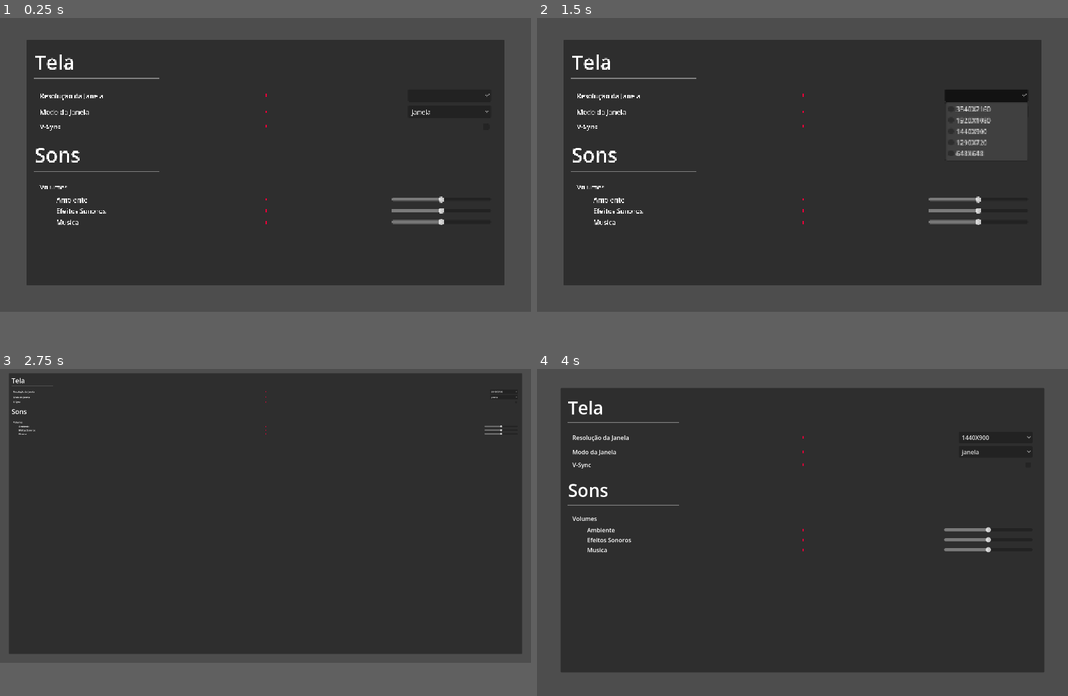
Above: before the commit, frames 1-4 (two rows, left to right).
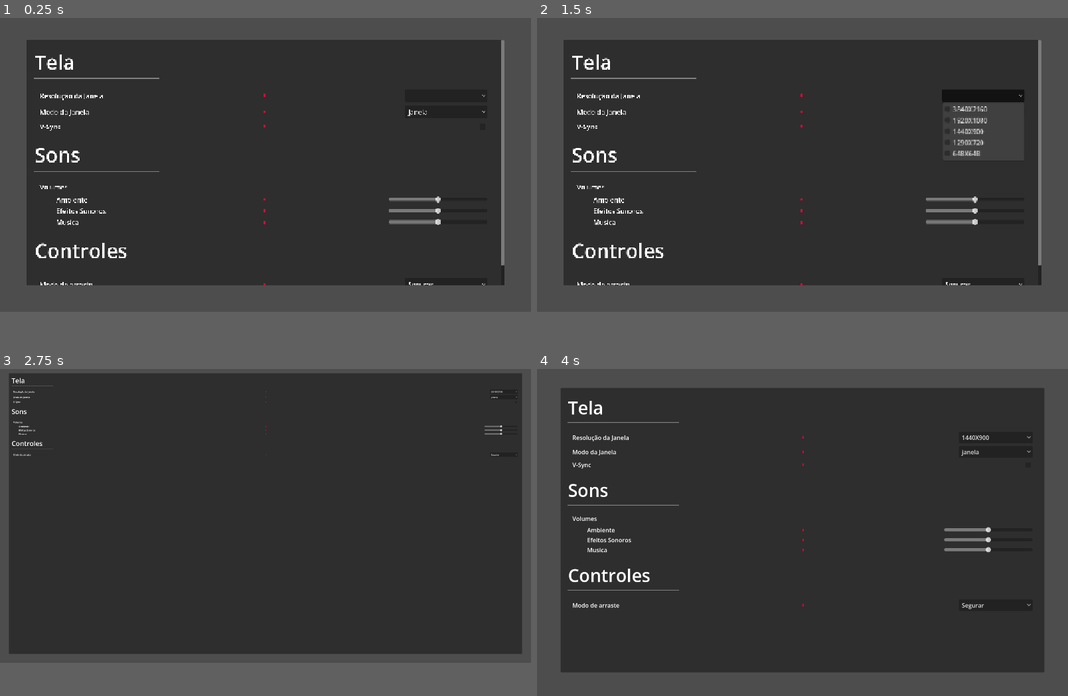
Above: after the commit, the same moments.

Repository: luankaike-code/felpo-jam-2026
Game: Godot game, scene res://scenes/screens/configurations.tscn
Two runs of this game, one before a commit and one after it. Both use one fixed random seed, a clock stepped at 60 frames per second and the inputs below. This scene is started directly instead of the project's main scene.
Inputs (mouse positions are in pixels of both pictures, inside the frame that each line leads up to; where the layout moved, square brackets give the same spot in the first picture):
- Up to frame 1 (0.25 s): no input
- Up to frame 2 (1.5 s): click (983, 282) at 0.5 s, where only the run after the commit has a clickable "Segurar"; click (983, 96) [988, 96] at 1.25 s
- Up to frame 3 (2.75 s): click "janela" at 2 s
- Up to frame 4 (4 s): click "3840X2160" at 2.75 s; click (1052, 401) at 3.5 s

The runs differ from the first frame. In frame 1, 1.0% of the frame differs, in the area x 6-95%, y 6-82%; in frame 2, 1.3%; in frame 3, less than 0.1%; in frame 4, 0.4%.

Commit message:
Create section control config and Fix sound slider

Diff:
--- /dev/null
+++ b/felpojam-2026-game-code/scenes/HUD/sections/config/section_control_config.tscn
@@ -0,0 +1,19 @@
+[gd_scene format=3 uid="uid://bwsjjchinufk"]
+
+[ext_resource type="PackedScene" uid="uid://br4140hu022dp" path="res://scenes/HUD/sections/section.tscn" id="1_jqron"]
+[ext_resource type="Script" uid="uid://dnm3h6g3wc65p" path="res://scripts/HUD/sections/config/section_control_config.gd" id="2_7j1mm"]
+[ext_resource type="PackedScene" uid="uid://8duy5yc6rwku" path="res://scenes/HUD/config_field.tscn" id="2_tbxjl"]
+
+[node name="SectionControlConfig" unique_id=1213679984 instance=ExtResource("1_jqron")]
+script = ExtResource("2_7j1mm")
+
+[node name="Label" parent="." index="0" unique_id=130990419]
+text = "Controles"
+
+[node name="HBoxContainer" parent="MarginContainer/VBoxContainer" parent_id_path=PackedInt32Array(1628588) index="1" unique_id=502982208 instance=ExtResource("2_tbxjl")]
+layout_mode = 2
+label_text = "Modo de arraste"
+
+[node name="OptionButton" type="OptionButton" parent="MarginContainer/VBoxContainer/HBoxContainer" index="2" unique_id=323097605]
+custom_minimum_size = Vector2(200, 0)
+layout_mode = 2
--- a/felpojam-2026-game-code/scenes/screens/configurations.tscn
+++ b/felpojam-2026-game-code/scenes/screens/configurations.tscn
@@ -3,6 +3,7 @@
 [ext_resource type="Script" uid="uid://mcke7bu8ox2b" path="res://scripts/screens/configurations.gd" id="1_lpiss"]
 [ext_resource type="PackedScene" uid="uid://dltgpug32yo3i" path="res://scenes/HUD/sections/config/section_screen_config.tscn" id="2_lpiss"]
 [ext_resource type="PackedScene" uid="uid://cbaumx6f7mufr" path="res://scenes/HUD/sections/config/section_sound_config.tscn" id="3_qw20t"]
+[ext_resource type="PackedScene" uid="uid://bwsjjchinufk" path="res://scenes/HUD/sections/config/section_control_config.tscn" id="4_c21w6"]
 
 [node name="Configurations" type="Node2D" unique_id=226870408]
 script = ExtResource("1_lpiss")
@@ -56,3 +57,6 @@
 
 [node name="SectionSoundConfig" parent="CanvasLayer/Control/MarginContainer/ScrollContainer/MarginContainer/VBoxContainer" unique_id=416386563 instance=ExtResource("3_qw20t")]
 layout_mode = 2
+
+[node name="SectionControlConfig" parent="CanvasLayer/Control/MarginContainer/ScrollContainer/MarginContainer/VBoxContainer" unique_id=15938412 instance=ExtResource("4_c21w6")]
+layout_mode = 2
--- /dev/null
+++ b/felpojam-2026-game-code/scripts/HUD/sections/config/section_control_config.gd
@@ -0,0 +1,19 @@
+extends VBoxContainer
+
+@onready var drag_mode := $MarginContainer/VBoxContainer/HBoxContainer/OptionButton as OptionButton
+
+func _ready() -> void:
+	Helpers.populate_drop_menu_with_dict(drag_mode, ControlData.str_drag_mode)
+	set_values()
+	connected_signals()
+
+func set_values():
+	var value := Helpers.get_dict_index_with_value(ControlData.str_drag_mode, Global.drag_mode)
+	drag_mode.select(value)
+
+func connected_signals():
+	drag_mode.item_selected.connect(drag_mode_item_selected)
+
+func drag_mode_item_selected(item_index: int):
+	Global.drag_mode = ControlData.str_drag_mode.values()[item_index]
+	print(ControlData.str_drag_mode.values()[item_index], Global.drag_mode, item_index)
--- a/felpojam-2026-game-code/scripts/HUD/sections/config/section_screen_config.gd
+++ b/felpojam-2026-game-code/scripts/HUD/sections/config/section_screen_config.gd
@@ -6,16 +6,12 @@
 @onready var v_sync_checkbox := $MarginContainer/VBoxContainer/VSync/Control/CheckBox as CheckBox
 
 func _ready() -> void:
-	populate_drop_menu_with_dict(resolution_drop_menu, WindowData.resolutions)
-	populate_drop_menu_with_dict(screen_mode_drop_menu, WindowData.screen_modes)
+	Helpers.populate_drop_menu_with_dict(resolution_drop_menu, WindowData.resolutions)
+	Helpers.populate_drop_menu_with_dict(screen_mode_drop_menu, WindowData.screen_modes)
 
 	set_current_values()
 
 	connected_signals()
-
-func populate_drop_menu_with_dict(drop_menu: OptionButton, dict: Dictionary) -> void:
-	for key in dict.keys():
-		drop_menu.add_item(key)
 
 func set_current_values():
 	v_sync_checkbox.button_pressed = HelperWindow.get_v_sync()
--- a/felpojam-2026-game-code/scripts/HUD/sections/config/section_sound_config.gd
+++ b/felpojam-2026-game-code/scripts/HUD/sections/config/section_sound_config.gd
@@ -26,7 +26,7 @@
 	sound_effects_volume.value_changed.connect(func (x):
 		change_type_volume(SoundData.types.sound_effect, x)
 	)
-	ambient_volume.value_changed.connect(func (x):
+	music_volume.value_changed.connect(func (x):
 		change_type_volume(SoundData.types.music, x)
 	)
 
--- /dev/null
+++ b/felpojam-2026-game-code/scripts/data/control_data.gd
@@ -0,0 +1,11 @@
+class_name ControlData extends Node
+
+enum drag_mode {
+	hold,
+	click
+}
+
+static var str_drag_mode: Dictionary[String, drag_mode] = {
+	"Segurar": drag_mode.hold,
+	"Clicar": drag_mode.click,
+}
--- a/felpojam-2026-game-code/scripts/global.gd
+++ b/felpojam-2026-game-code/scripts/global.gd
@@ -1,3 +1,4 @@
 extends Node
 
 var current_resolution: Vector2i
+var drag_mode: ControlData.drag_mode
--- a/felpojam-2026-game-code/scripts/helpers/helpers.gd
+++ b/felpojam-2026-game-code/scripts/helpers/helpers.gd
@@ -3,3 +3,7 @@
 static func get_dict_index_with_value(dict: Dictionary, value) -> int:
 	var values = dict.values()
 	return values.find(value)
+
+static func populate_drop_menu_with_dict(drop_menu: OptionButton, dict: Dictionary) -> void:
+	for key in dict.keys():
+		drop_menu.add_item(key)
Not shown, added: felpojam-2026-game-code/scripts/HUD/sections/config/section_control_config.gd.uid
Not shown, added: felpojam-2026-game-code/scripts/data/control_data.gd.uid
